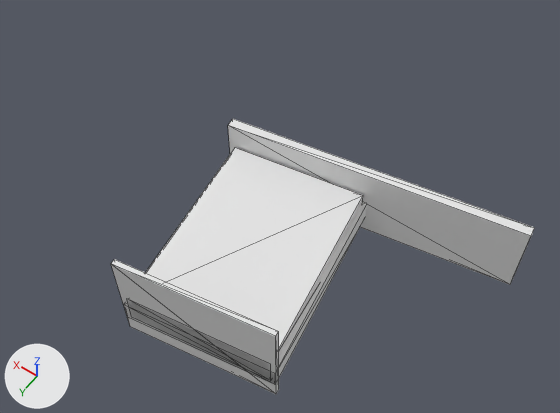
A saved change to the glTF model dataset/unit_augment/mesh_01.glb.
Camera for both pictures: a 50 mm lens placed at (-0.524, 0.628, 1.792), pointed at (0.211, -0.401, 0.175). The axes (+X, +Y, +Z) are drawn at lower left. The lights are the same throughout. Mesh edges are drawn as thin lines. Where no turn or scale is listed for an object, it has been applied to the vertices.

The scene before the commit, as lines of its bpy script (objects in view):
```python
me_geometry_0 = bpy.data.meshes.new('geometry_0')
me_geometry_0.from_pydata(...)  # 32 vertices, 48 faces; spans x -0.374..0.477, y -0.685..0.039, z 0.0..0.294
ob_geometry_0 = bpy.data.objects.new('geometry_0', me_geometry_0)
ob_geometry_0.location = (0.0, 0.0, 0.0)
```
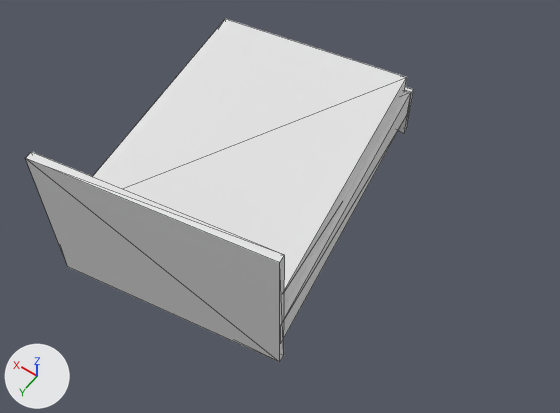
Boxes (x1, y1, x2, y2) around the edits, measured in the pictures (560 x 413 px; the box of a moved part takes in the faces that stretch with it):
'geometry_0', reshaped (8% narrower, 25% taller): before (111, 119, 534, 394); after (26, 19, 414, 362)
part 1 of me_geometry_0, moved or reshaped: before (228, 119, 534, 285); after (26, 152, 285, 362)
part 2 of me_geometry_0, moved or reshaped: before (111, 259, 279, 394); after (398, 86, 414, 133)
part 3 of me_geometry_0, moved or reshaped: before (124, 203, 367, 385); after (284, 92, 410, 337)
part 4 of me_geometry_0, moved or reshaped: before (127, 147, 363, 380); after (93, 19, 407, 303)

The change in detail:
me_geometry_0 has 32 vertices, 48 faces and spans x -0.374..0.477, y -0.685..0.039, z 0.0..0.294.
me_geometry_0 is used by ob_geometry_0; location (0.0, 0.0, 0.0).
me_geometry_0 part 1: the loose piece of 8 vertices spanning x -0.374..0.477, y -0.685..-0.518, z 0.0..0.226 is scaled about its middle by (0.761, 0.761, 2), then moved by (0.272, 0.538, 0.113).
me_geometry_0 part 2: the loose piece of 8 vertices spanning x -0.043..0.38, y -0.044..0.039, z 0.0..0.294 is scaled about its middle by (1.53, 1.53, 0.585), then moved by (0.298, -0.934, -0.061).
me_geometry_0 part 3: the loose piece of 8 vertices spanning x -0.041..0.468, y -0.598..0.039, z 0.051..0.112 is scaled about its middle by 1.53, then moved by (0.181, -0.219, 0.043).
me_geometry_0 part 4: the loose piece of 8 vertices spanning x -0.029..0.451, y -0.58..0.036, z 0.062..0.15 is scaled about its middle by 1.53, then moved by (0.182, -0.23, 0.057).
